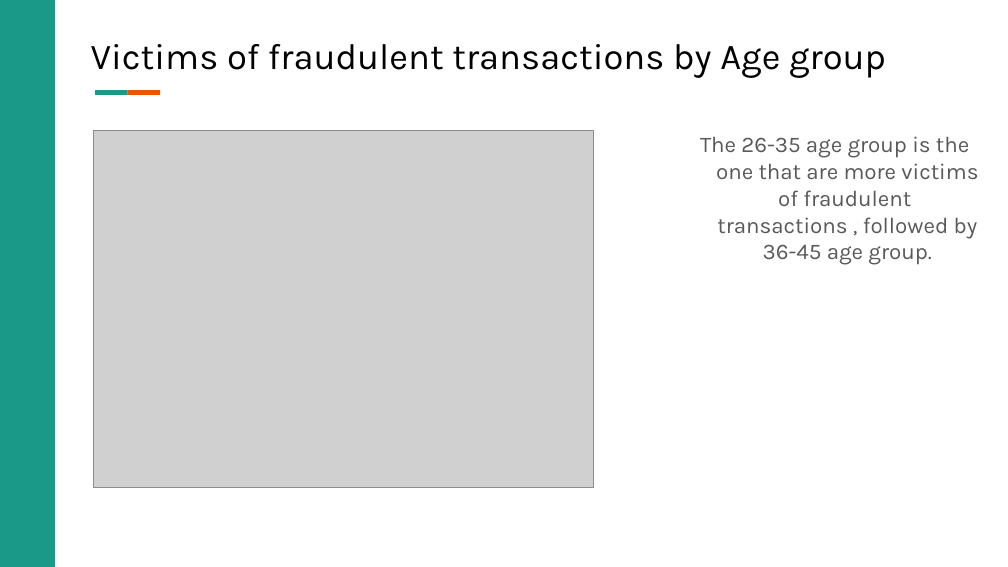
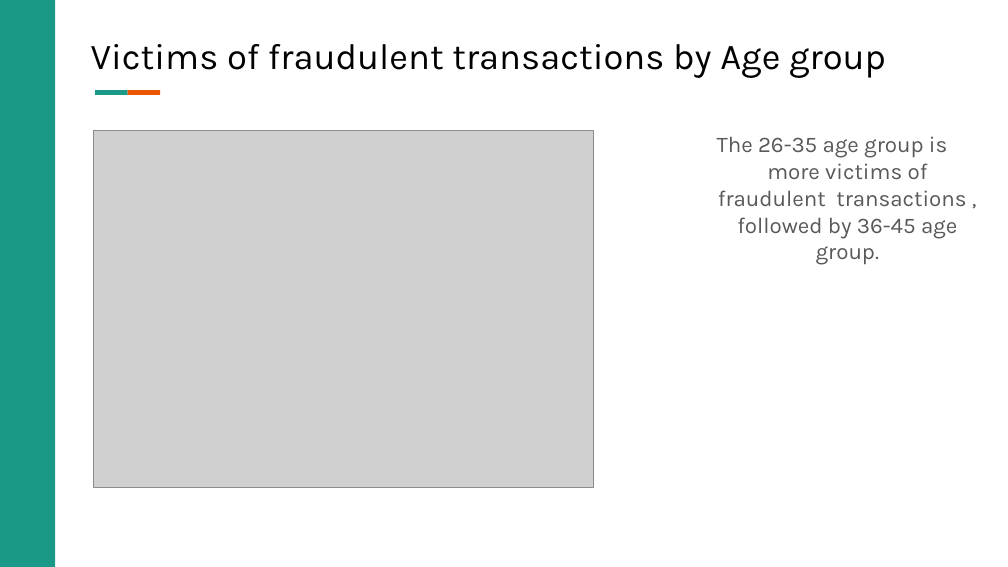
Before and after one commit to VIP509/Business-Intelligence-Project, a slide deck: slide 11 of BI Project Presentation .pptx. Drawn at 1008x567 pixels with LibreOffice and Linux fonts; fonts in the diff are those of the drawing; grey boxes stand for pictures; background and template pictures are left out. Boxes give left, top, right and bottom in pixels: in the first picture for what was removed or moved away, otherwise in the second. Text is boxed around its words. In the diff, an @@ line names an element or a change of style, - is before the commit and + after.

Commit message:
Updated

```diff
--- a/BI Project Presentation .pptx
+++ b/BI Project Presentation .pptx
@@ subtitle at bbox=[717, 136, 966, 239]: text changed @@
-The 26-35 age group is the one that are more victims of fraudulent transactions , followed by 36-45 age group.
+The 26-35 age group is more victims of fraudulent transactions , followed by 36-45 age group.
```
Also in this commit, not shown: 1 other slide changed.
